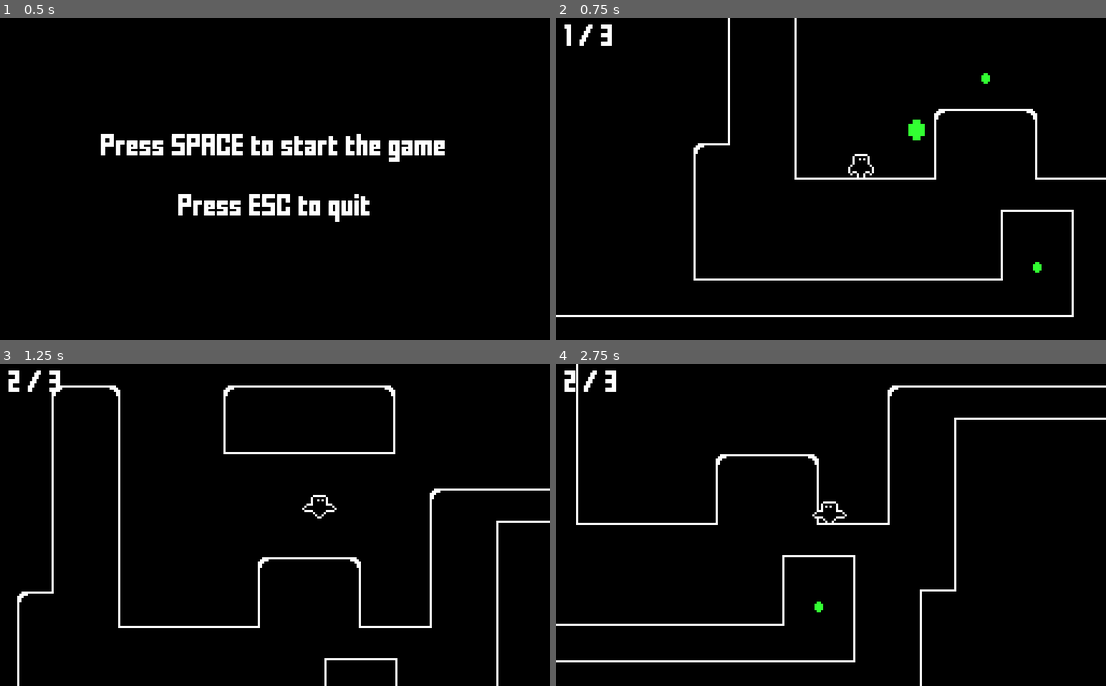
Above: before the commit, frames 1-4 (two rows, left to right).
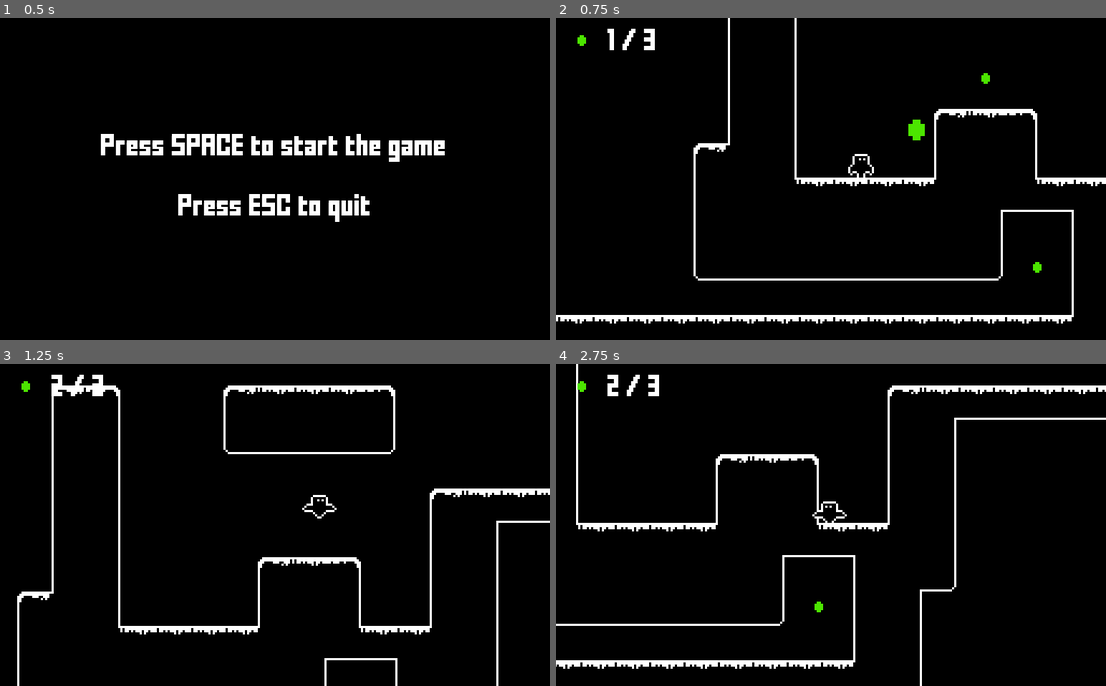
Above: after the commit, the same moments.

Repository: kylehorton33/1bit-platformer
Game: Godot game, scene res://src/Main.tscn
The game is run twice, just before and just after one commit, with the same random seed, the same clock (stepped at 60 frames per second) and the same inputs.
Inputs:
- Up to frame 1 (0.5 s): no input
- Up to frame 2 (0.75 s): tap Space (jump) at 0.5 s; hold Right (ui_right) from 0.53 s (still down)
- Up to frame 3 (1.25 s): keep holding Right (ui_right); tap Space (jump) at 0.77 s
- Up to frame 4 (2.75 s): tap Space (jump) at 1.52 s; release Right (ui_right) at 2.03 s; hold Left (ui_left) from 2.03 s (still down)

Frame 1 is identical in both runs. In frame 2, 2.4% of the frame differs, in the area x 0-100%, y 2-95%; in frame 3, 1.8%; in frame 4, 2.3%.

Commit message:
tilemap details

Diff:
--- a/src/Collectible/Collectible.tscn
+++ b/src/Collectible/Collectible.tscn
@@ -93,7 +93,6 @@
 radius = 16.0
 
 [node name="Collectible" type="Node2D" groups=["collectibles"]]
-modulate = Color( 0.2, 1, 0.2, 1 )
 script = ExtResource( 2 )
 
 [node name="AnimationPlayer" type="AnimationPlayer" parent="."]
--- a/src/UI/GameUI.tscn
+++ b/src/UI/GameUI.tscn
@@ -1,7 +1,8 @@
-[gd_scene load_steps=3 format=2]
+[gd_scene load_steps=4 format=2]
 
 [ext_resource path="res://src/UI/main_theme.tres" type="Theme" id=1]
 [ext_resource path="res://src/UI/GameUI.gd" type="Script" id=2]
+[ext_resource path="res://src/Collectible/collectible_sprite.png" type="Texture" id=3]
 
 [node name="GameUI" type="Control"]
 theme = ExtResource( 1 )
@@ -13,5 +14,14 @@
 margin_top = 4.0
 margin_right = -4.0
 
+[node name="TextureRect" type="TextureRect" parent="HBoxContainer"]
+margin_right = 16.0
+margin_bottom = 16.0
+texture = ExtResource( 3 )
+
 [node name="Label" type="Label" parent="HBoxContainer"]
-margin_bottom = 11.0
+margin_left = 20.0
+margin_top = 2.0
+margin_right = 45.0
+margin_bottom = 13.0
+text = "0 / 3"
Binary file changed: src/Collectible/collectible_sprite.png
Binary file changed: src/Terrain/platform_tilemap.png
